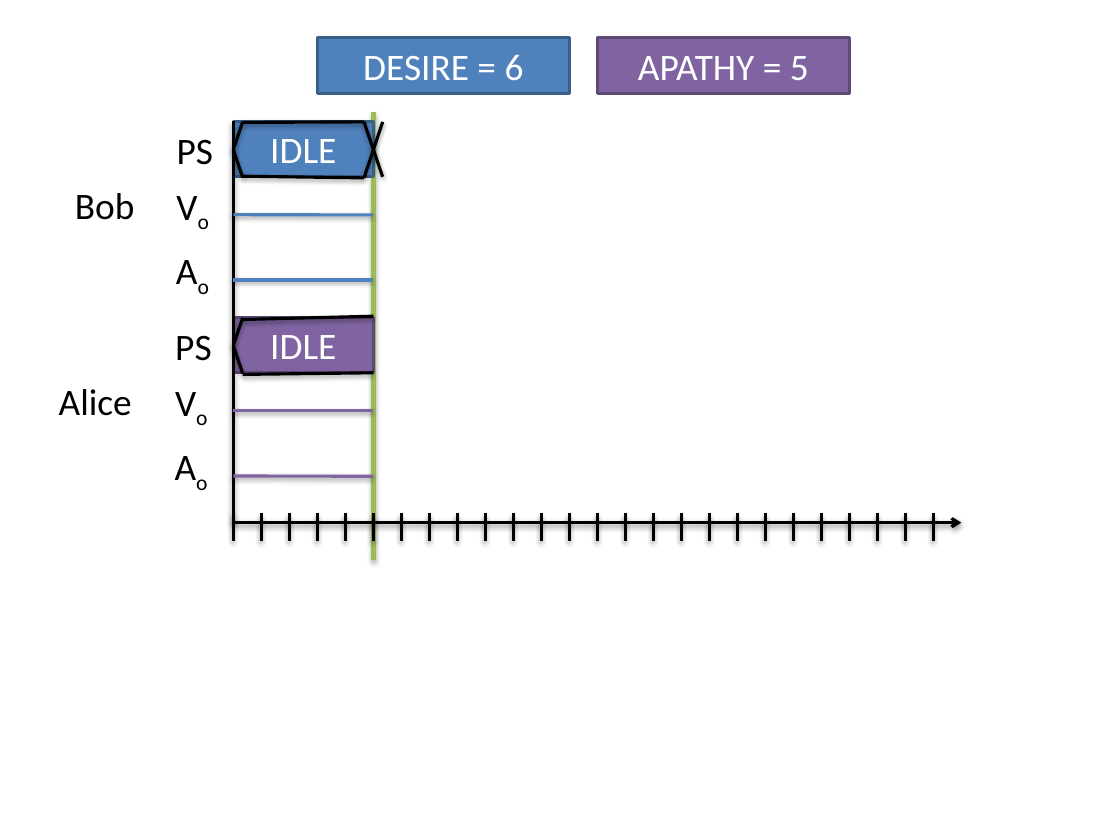
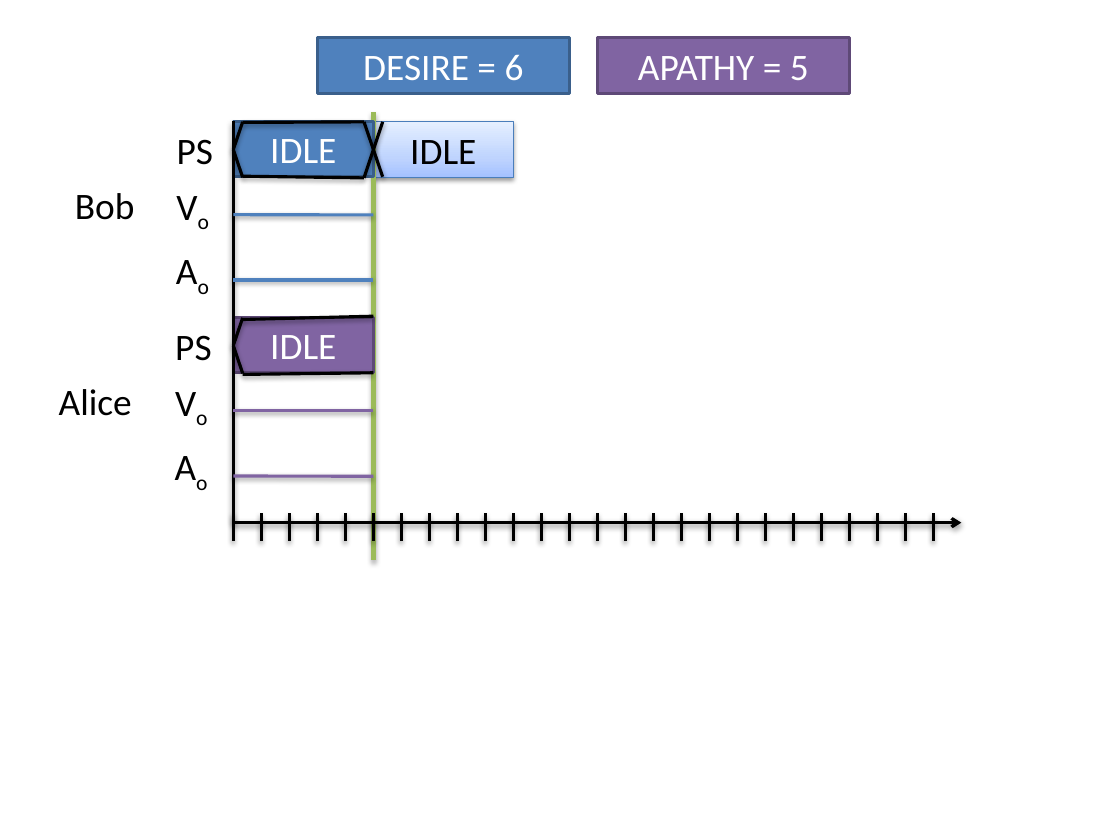
Before and after one commit to ericmercer/workload, a slide deck: slide 12 of publications_and_presentations/FVHMS-2014.pptx (slide 11 before the commit). Drawn at 1120x840 pixels with LibreOffice and Linux fonts; fonts in the diff are those of the drawing; background and template pictures are left out. Boxes give left, top, right and bottom in pixels: in the first picture for what was removed or moved away, otherwise in the second. Text is boxed around its words. In the diff, an @@ line names an element or a change of style, - is before the commit and + after.

```diff
--- a/publications_and_presentations/FVHMS-2014.pptx
+++ b/publications_and_presentations/FVHMS-2014.pptx
@@ rectangle added at (373, 122, 513, 178), fill gradient #A4C4FF to #BFD4FF to #E6EEFF, outline #4B7EBC 0.75 pt, 24 pt, text #000000 @@
+IDLE
```
Also in this commit, not shown: 7 other slides changed, 4 slides added.
